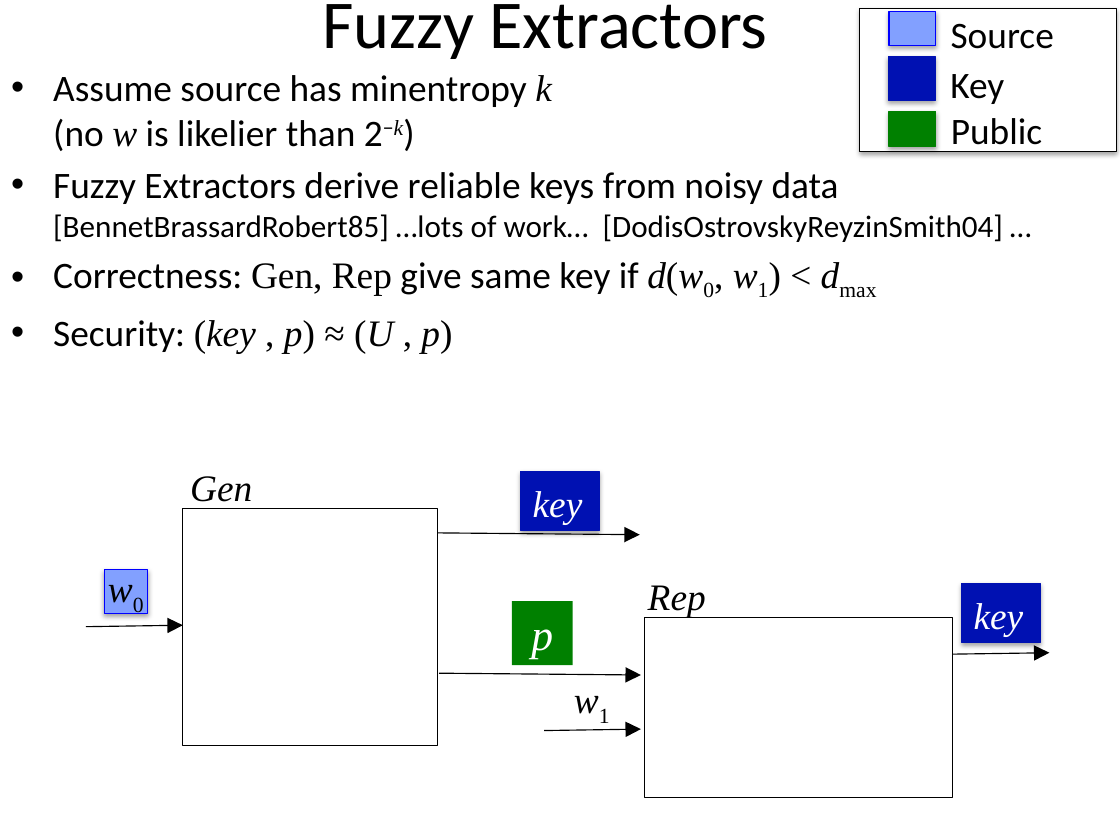
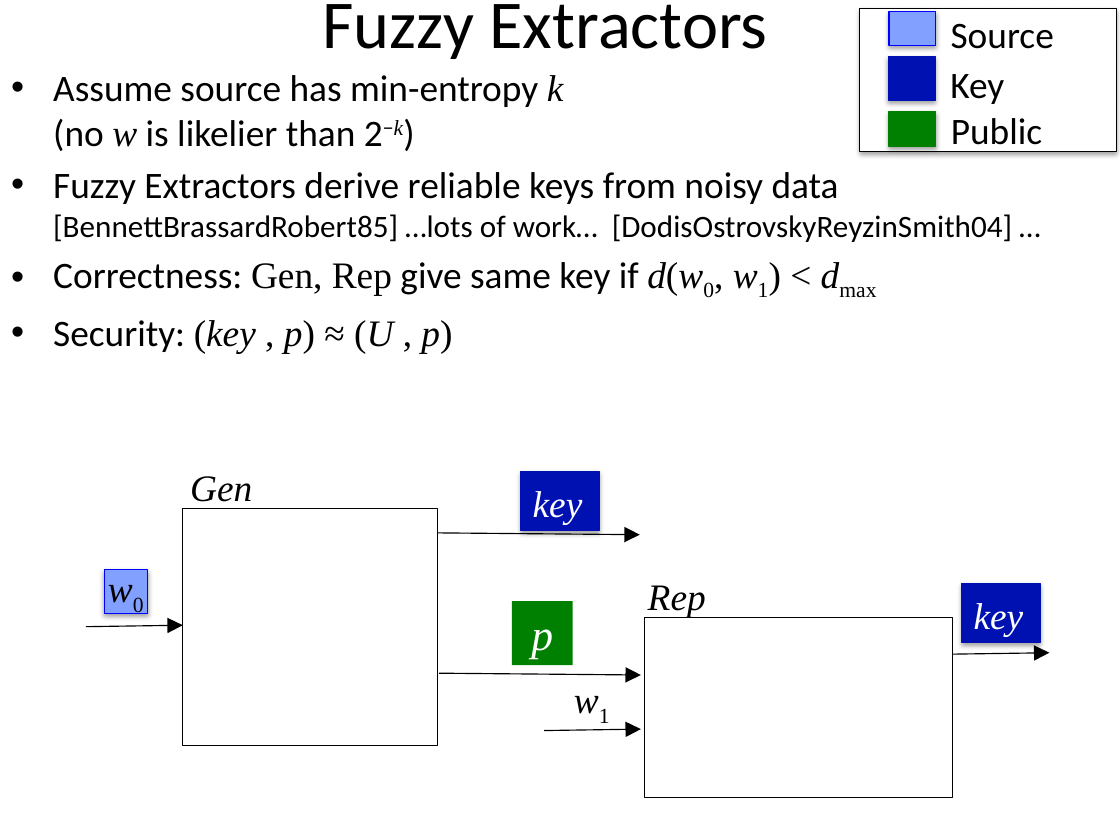
Before and after one commit to xianruimeng/comp-fuzzy-ext, a slide deck: slide 3 of ComputationalFuzzyExtractors-Warsaw.pptx. Drawn at 1120x840 pixels with LibreOffice and Linux fonts; fonts in the diff are those of the drawing. Boxes give left, top, right and bottom in pixels: in the first picture for what was removed or moved away, otherwise in the second. Text is boxed around its words. In the diff, an @@ line names an element or a change of style, - is before the commit and + after.

```diff
--- a/ComputationalFuzzyExtractors-Warsaw.pptx
+++ b/ComputationalFuzzyExtractors-Warsaw.pptx
@@ text at (53, 75, 1012, 242): text changed @@
-• Assume source has minentropy k
-  (no w is likelier than 2−k)
-• Fuzzy Extractors derive reliable keys from noisy data [BennetBrassardRobert85] …lots of work… [DodisOstrovskyReyzinSmith04] …
+• Assume source has min-entropy k
+  (no w is likelier than 2−k)
+• Fuzzy Extractors derive reliable keys from noisy data [BennettBrassardRobert85] …lots of work… [DodisOstrovskyReyzinSmith04] …
```
Also in this commit, not shown: 3 other slides changed, 1 other file.
